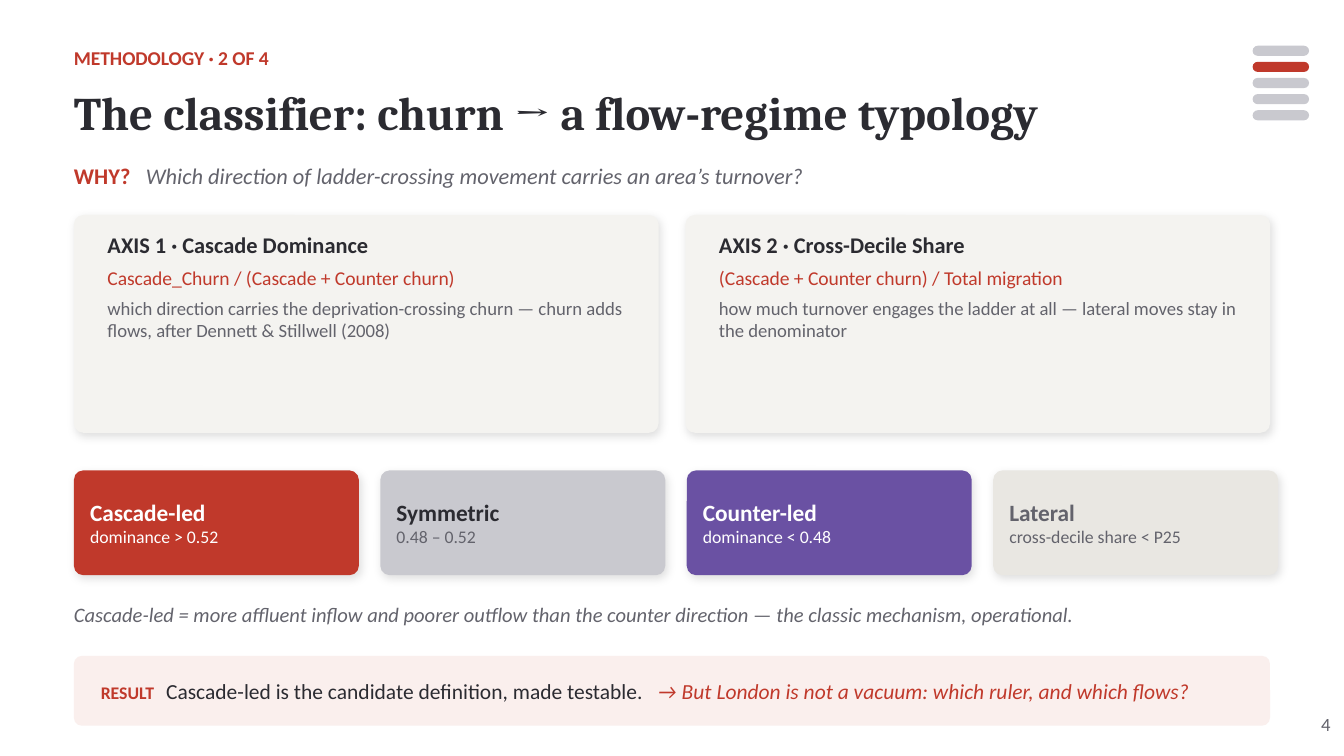
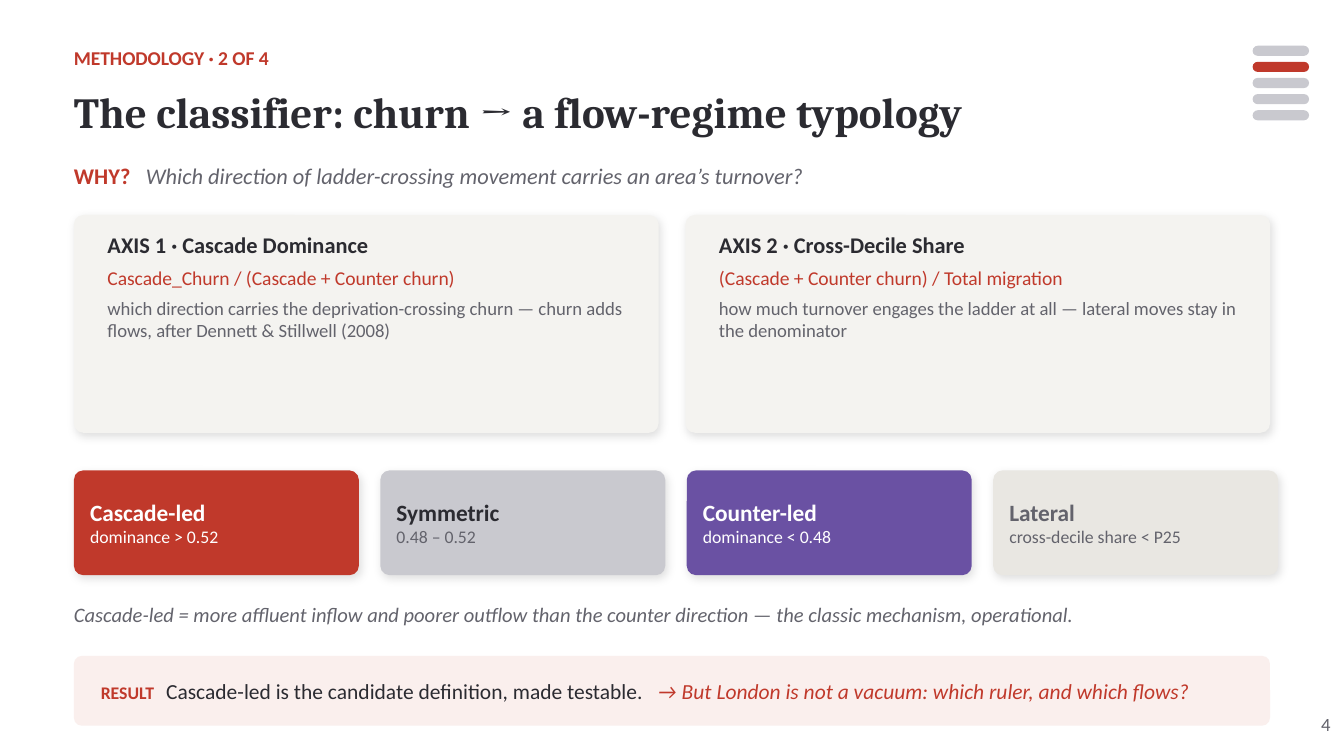
Before and after one commit to yxing82/CASA-Dissertation, a slide deck: slide 4 of mini-conference/Flow_Gentrification_Deck_v7_20260705.pptx. Drawn at 1344x756 pixels with LibreOffice and Linux fonts; fonts in the diff are those of the drawing. Boxes give left, top, right and bottom in pixels: in the first picture for what was removed or moved away, otherwise in the second. Text is boxed around its words. In the diff, an @@ line names an element or a change of style, - is before the commit and + after.

```diff
--- a/mini-conference/Flow_Gentrification_Deck_v7_20260705.pptx
+++ b/mini-conference/Flow_Gentrification_Deck_v7_20260705.pptx
@@ text "The classifier: churn → a ..." at <box>74,97,962,138</box>: size 25 to 23 pt @@
```
Also in this commit, not shown: 11 other slides changed, 6 other files.
